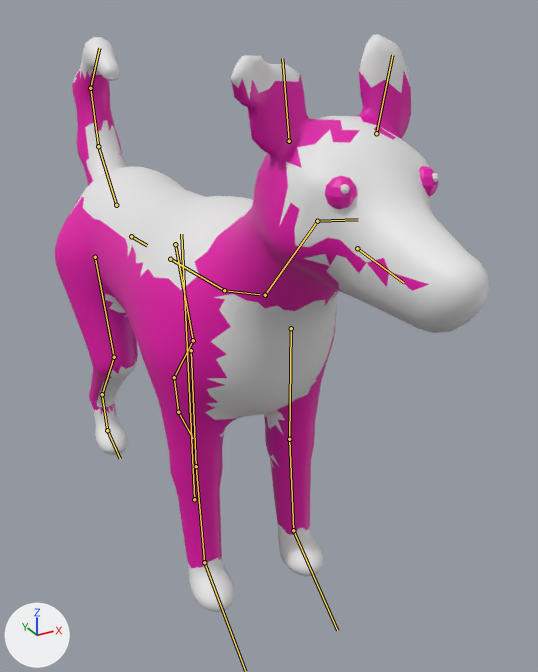
Renders of the glTF model assets/court_sets/animals/court_dog.glb from each side of a commit.
The view is the same before and after, from a camera (50 mm lens) standing at (-0.393, -0.974, 0.759) and looking at (0.086, -0.104, 0.324). The axes (+X, +Y, +Z) are drawn at lower left. The lights are the same throughout. The first picture is the older version. The bones that bend it are drawn over the model as lines.

Objects in the first picture: 'Dog', 'Eyes'.
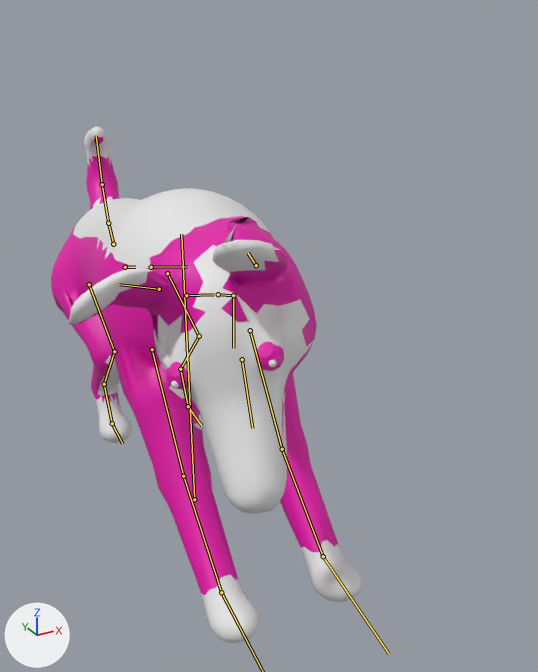
The newer file adds an action. The first version stands in its rest pose; the second is drawn at frame 10 of the action 'tug'.

What the commit changed:
Bone 'pelvis' (bone_pelvis) moves from (0.0, 0.0, 0.0) to (0.0, -0.054, 0.067).
Bone 'pelvis' (bone_pelvis) turns from (0, 0, 0) to (-14, 0, 4) degrees about its own x, y and z.
Bone 'chest' (bone_chest) moves from (0.0, 0.0, 0.0) to (0.0, -0.03, 0.035).
Bone 'chest' (bone_chest) turns from (0, 0, 0) to (10, 1, -3) degrees about its own x, y and z.
Bone 'neck' (bone_neck) turns from (0, 0, 0) to (29, -12, 12) degrees about its own x, y and z.
Bone 'head' (bone_head) turns from (0, 0, 0) to (15, 19, 13) degrees about its own x, y and z.
Bone 'ear.L' (bone_ear_l) turns from (0, 0, 0) to (20, 3, -2) degrees about its own x, y and z.
Bone 'ear.R' (bone_ear_r) turns from (0, 0, 0) to (20, -3, 2) degrees about its own x, y and z.
Bone 'jaw' (bone_jaw) turns from (0, 0, 0) to (3, 0, 0) degrees about its own x, y and z.
Bone 'upperarm.L' (bone_upperarm_l) turns from (0, 0, 0) to (-32, 0, 0) degrees about its own x, y and z.
Bone 'forearm.L' (bone_forearm_l) turns from (0, 0, 0) to (-8, 0, 0) degrees about its own x, y and z.
Bone 'fpaw.L' (bone_fpaw_l) turns from (0, 0, 0) to (20, 0, 0) degrees about its own x, y and z.
Bone 'upperarm.R' (bone_upperarm_r) turns from (0, 0, 0) to (-32, 0, 0) degrees about its own x, y and z.
Bone 'forearm.R' (bone_forearm_r) turns from (0, 0, 0) to (-8, 0, 0) degrees about its own x, y and z.
Bone 'fpaw.R' (bone_fpaw_r) turns from (0, 0, 0) to (20, 0, 0) degrees about its own x, y and z.
Bone 'tail1' (bone_tail1) turns from (0, 0, 0) to (-30, -8, -7) degrees about its own x, y and z.
Bone 'thigh.L' (bone_thigh_l) turns from (0, 0, 0) to (-34, 0, 0) degrees about its own x, y and z.
Bone 'shin.L' (bone_shin_l) turns from (0, 0, 0) to (52, 0, 0) degrees about its own x, y and z.
Bone 'hock.L' (bone_hock_l) turns from (0, 0, 0) to (-22, 0, 0) degrees about its own x, y and z.
Bone 'thigh.R' (bone_thigh_r) turns from (0, 0, 0) to (-34, 0, 0) degrees about its own x, y and z.
Bone 'shin.R' (bone_shin_r) turns from (0, 0, 0) to (52, 0, 0) degrees about its own x, y and z.
Bone 'hock.R' (bone_hock_r) turns from (0, 0, 0) to (-22, 0, 0) degrees about its own x, y and z.

What differs and where, as boxes [x1, y1, x2, y2] in the pictures (538 x 672 px):
'Dog', posed (28% narrower, 11% shorter): before [55, 34, 490, 612]; after [51, 127, 362, 643]
'Eyes', posed (11% taller): before [325, 166, 439, 210]; after [166, 341, 284, 390]
bone 'pelvis', root to tip: before (131, 236) to (147, 245); after (125, 267) to (135, 267)
bone 'chest', root to tip: before (224, 290) to (259, 294); after (186, 295) to (214, 294)
bone 'neck', root to tip: before (265, 295) to (317, 221); after (218, 294) to (233, 295)
bone 'head', root to tip: before (317, 221) to (358, 219); after (233, 295) to (233, 348)
bone 'ear.L', root to tip: before (376, 133) to (392, 55); after (256, 265) to (248, 253)
bone 'ear.R', root to tip: before (289, 141) to (282, 58); after (159, 289) to (119, 284)
bone 'jaw', root to tip: before (357, 248) to (403, 282); after (242, 359) to (252, 428)
bone 'upperarm.L', root to tip: before (291, 328) to (289, 439); after (250, 330) to (282, 449)
bone 'forearm.L', root to tip: before (289, 439) to (293, 530); after (282, 449) to (323, 556)
bone 'fpaw.L', root to tip: before (293, 530) to (337, 630); after (323, 556) to (389, 654)
bone 'upperarm.R', root to tip: before (191, 350) to (196, 466); after (152, 349) to (183, 476)
bone 'forearm.R', root to tip: before (196, 466) to (204, 562); after (183, 476) to (221, 592)
bone 'tail1', root to tip: before (116, 205) to (98, 146); after (113, 244) to (108, 223)
bone 'thigh.L', root to tip: before (175, 244) to (193, 340); after (167, 273) to (199, 336)
bone 'shin.L', root to tip: before (193, 340) to (174, 377); after (199, 336) to (180, 369)
bone 'hock.L', root to tip: before (174, 377) to (178, 412); after (180, 369) to (188, 406)
bone 'thigh.R', root to tip: before (95, 257) to (114, 357); after (89, 284) to (114, 351)
bone 'shin.R', root to tip: before (114, 357) to (102, 394); after (114, 351) to (104, 384)
bone 'hock.R', root to tip: before (102, 394) to (107, 430); after (104, 384) to (112, 423)
